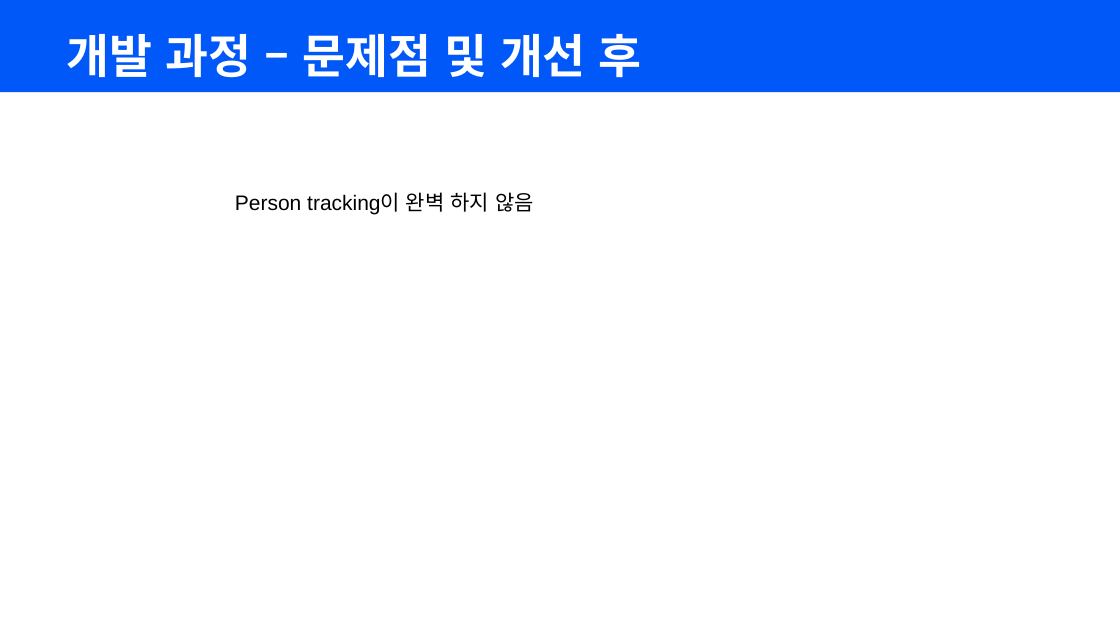
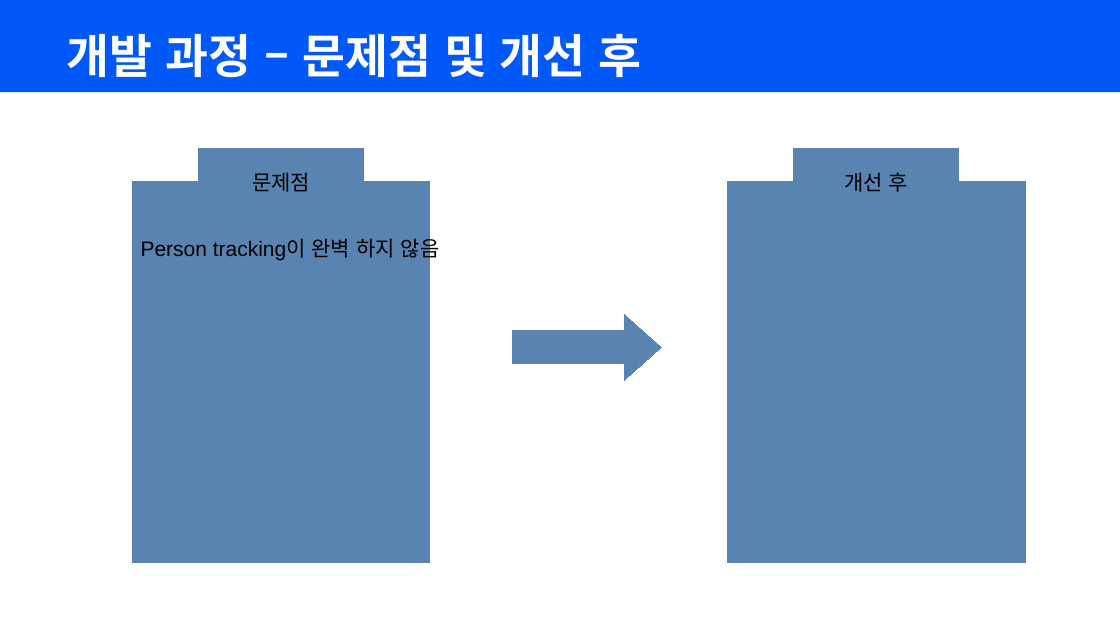
Before and after one commit to BrotherHwan/Final_project, a slide deck: slide 17 of cp_and_mv_ver1.0/cp&mv(final_project).pptx. Drawn at 1120x630 pixels with LibreOffice and Linux fonts; fonts in the diff are those of the drawing; background and template pictures are left out. Boxes give left, top, right and bottom in pixels: in the first picture for what was removed or moved away, otherwise in the second. Text is boxed around its words. In the diff, an @@ line names an element or a change of style, - is before the commit and + after.

```diff
--- a/cp_and_mv_ver1.0/cp&mv(final_project).pptx
+++ b/cp_and_mv_ver1.0/cp&mv(final_project).pptx
@@ rectangle added at <box>198,149,364,215</box>, fill #5983B0, outline #5983B0 0 pt, 18 pt, text #000000 @@
+문제점
@@ rectangle added at <box>794,149,960,215</box>, fill #5983B0, outline #5983B0 0 pt, 18 pt, text #000000 @@
+개선 후
@@ rectangle added at <box>132,182,429,563</box>, fill #5983B0, outline #5983B0 0 pt @@
@@ rectangle added at <box>728,182,1025,563</box>, fill #5983B0, outline #5983B0 0 pt @@
@@ text "Person tracking이 완벽 하지 않음": place and size @@
-text "Person tracking이 완벽 하지 않음" at <box>235,192,534,215</box>
+text "Person tracking이 완벽 하지 않음" at <box>141,235,440,261</box>
@@ freeform shape added at <box>513,314,661,381</box>, fill #5983B0, outline #5983B0 0 pt @@
```
Also in this commit, not shown: 6 other slides changed.
